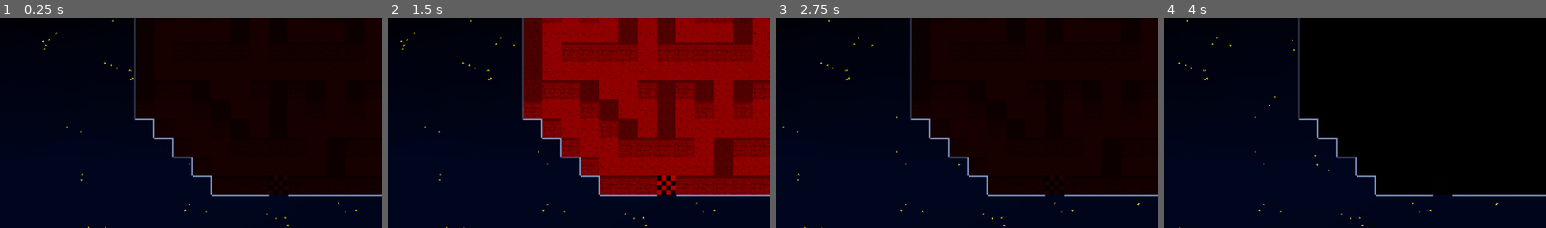
Above: before the commit, frames 1-4 (left to right).
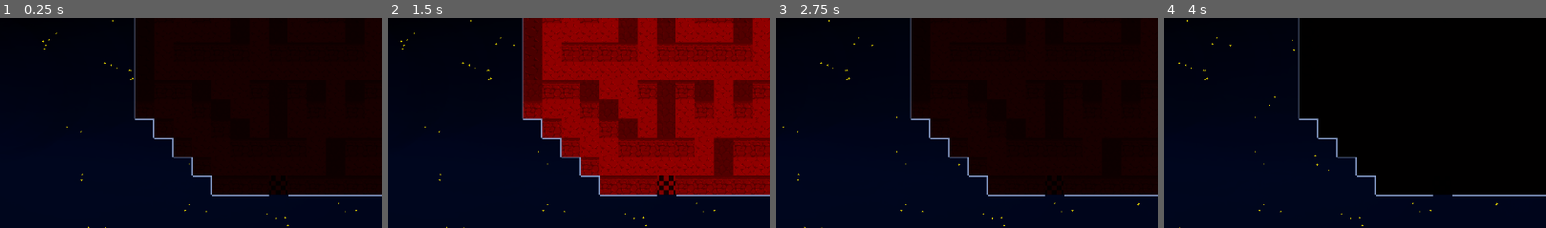
Above: after the commit, the same moments.

Repository: ilsyxn/void-escape
Game: Godot game, scene res://level/world2/level_2_1.tscn
Same seed, same stepped clock (60 frames per second), same inputs: the game is played once before the commit and once after it. This scene is started directly instead of the project's main scene.
Inputs:
- Up to frame 1 (0.25 s): no input
- Up to frame 2 (1.5 s): hold D (right) 0.53-1.28 s; hold S (down) from 1.28 s (still down)
- Up to frame 3 (2.75 s): release S (down) at 2.03 s; hold D (right) from 2.03 s (still down)
- Up to frame 4 (4 s): release D (right) at 2.78 s; hold W (up) 2.78-3.53 s; hold A (left) from 3.53 s (still down)
The pictures show only the part of the screen within x 11-61%, y 50-100%; the shares and areas given below are measured in that part.

The runs differ from the first frame. In frame 1, less than 0.1% of the frame differs, in the area x 70-75%, y 75-85%; in frame 2, 0.3%, in the area x 70-76%, y 75-85%; in frame 3, less than 0.1%; in frame 4, less than 0.1%.

Commit message:
kleine map fehler beseitigt

Diff:
--- a/level/world2/level_2_1.tscn
+++ b/level/world2/level_2_1.tscn
@@ -31,7 +31,7 @@
 navigation_visibility_mode = 1
 format = 2
 layer_0/name = "base"
-layer_0/tile_data = PackedInt32Array(262144, 29, 0, 327680,  …(1900 unchanged characters)… 048583, 40, 0, 1114119, 23, 0, 1179655, 5, 0, 8, 40, 0, 65544, 23, 0, 131080, 39, …(2785 unchanged characters)…
+layer_0/tile_data = PackedInt32Array(262144, 29, 0, 327680,  …(1900 unchanged characters)… 048583, 40, 0, 1114119, 23, 0, 1179655, 41, 0, 8, 40, 0, 65544, 23, 0, 131080, 39, …(2785 unchanged characters)…
 layer_1/name = "player"
 layer_1/tile_data = PackedInt32Array(5, 1, 0, 786447, 13, 0, 393219, 14, 0)
 script = ExtResource("3_od5ri")
--- a/level/world2/level_2_3.tscn
+++ b/level/world2/level_2_3.tscn
@@ -31,7 +31,7 @@
 navigation_visibility_mode = 1
 format = 2
 layer_0/name = "base"
-layer_0/tile_data = PackedInt32Array(65537, 38, 0, 131073, 3 …(1107 unchanged characters)… , 458760, 38, 0, 524296, 38, 0, 589832, 40, 0, 655368, 39, 0, 65545, 38, 0, 131081 …(11680 unchanged characters)…
+layer_0/tile_data = PackedInt32Array(65537, 38, 0, 131073, 3 …(1107 unchanged characters)… , 458760, 38, 0, 524296, 38, 0, 589832, 39, 0, 655368, 39, 0, 65545, 38, 0, 131081 …(11680 unchanged characters)…
 layer_1/name = "player"
 layer_1/tile_data = PackedInt32Array(524312, 13, 0, 524289, 14, 0, 1703954, 15, 0, 7, 1, 0)
 script = ExtResource("4_6a04k")
--- a/level/world2/level_2_4.tscn
+++ b/level/world2/level_2_4.tscn
@@ -25,7 +25,7 @@
 
 [node name="lvl2_1" type="TileMap" parent="."]
 position = Vector2(163, 13)
-scale = Vector2(0.6, 0.6)
+scale = Vector2(0.59, 0.59)
 tile_set = ExtResource("3_kacns")
 rendering_quadrant_size = 32
 navigation_visibility_mode = 1
